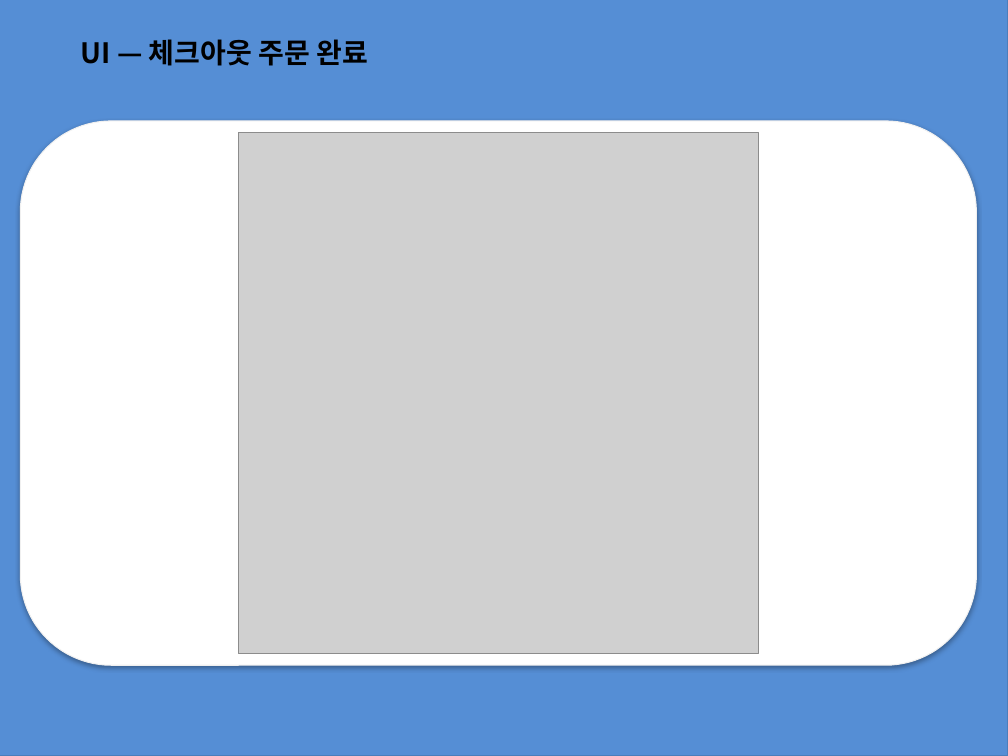
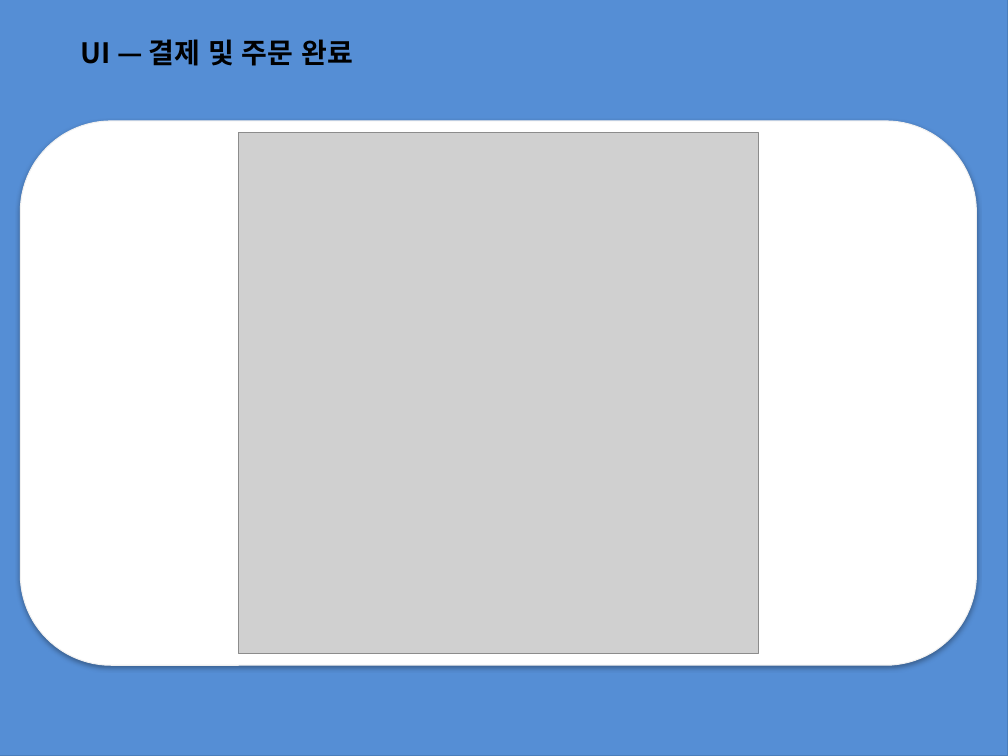
Before and after one commit to jwbaik98/project, a slide deck: slide 15 of 2조 프로젝트 과제(제작중).pptx. Drawn at 1008x756 pixels with LibreOffice and Linux fonts; fonts in the diff are those of the drawing; grey boxes stand for pictures. Boxes give left, top, right and bottom in pixels: in the first picture for what was removed or moved away, otherwise in the second. Text is boxed around its words. In the diff, an @@ line names an element or a change of style, - is before the commit and + after.

```diff
--- a/2조 프로젝트 과제(제작중).pptx
+++ b/2조 프로젝트 과제(제작중).pptx
@@ text at (80,39,353,66): text changed @@
-UI — 체크아웃 주문 완료
+UI — 결제 및 주문 완료
```
Also in this commit, not shown: 9 other slides changed.
